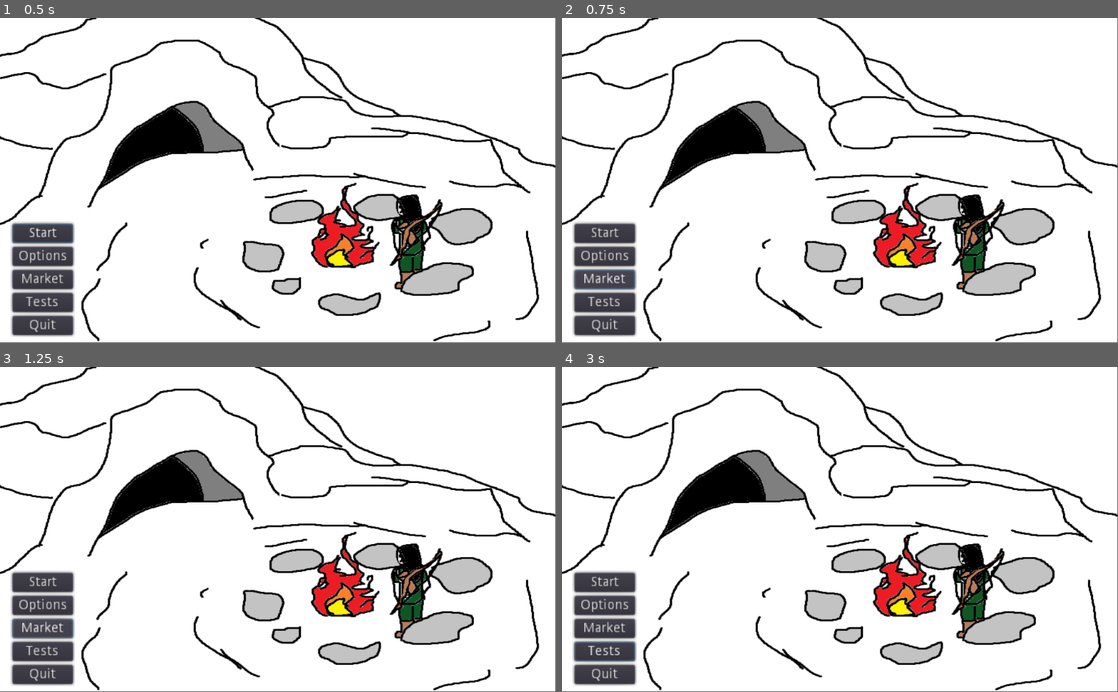
Above: before the commit, frames 1-4 (two rows, left to right).
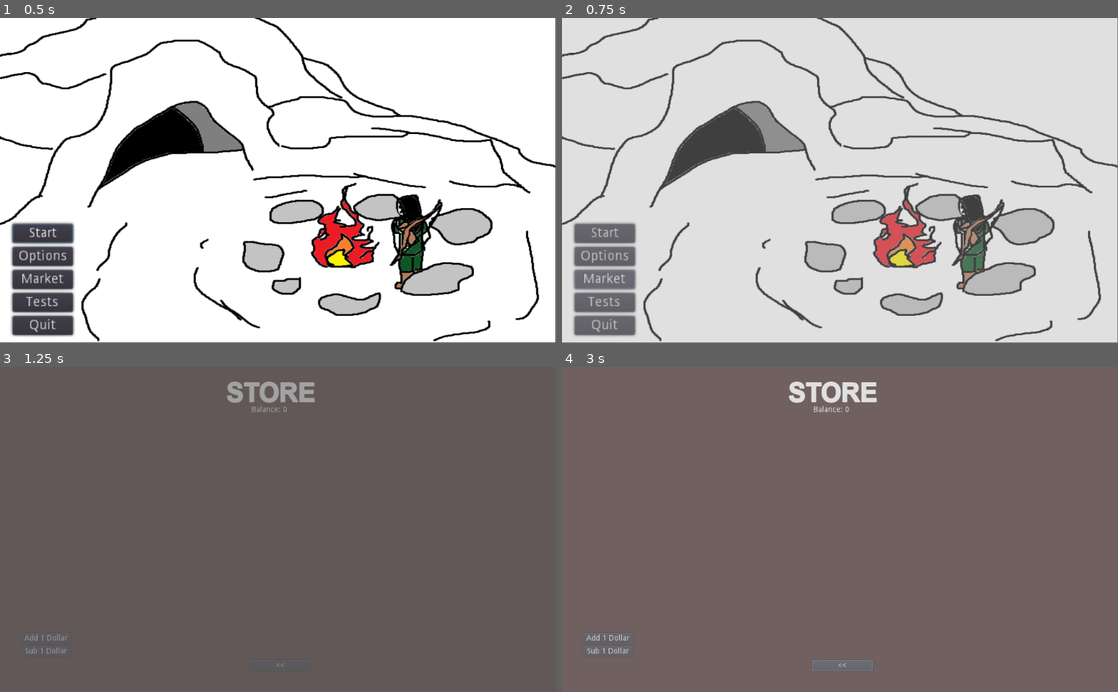
Above: after the commit, the same moments.

Repository: rwyndrum4/MENDAX
Game: Godot game, scene res://Game.tscn
The game is run twice, just before and just after one commit, with the same random seed, the same clock (stepped at 60 frames per second) and the same inputs. The project has no main scene, so this scene is started directly.
Inputs (mouse positions are in pixels of both pictures, inside the frame that each line leads up to):
- Up to frame 1 (0.5 s): no input
- Up to frame 2 (0.75 s): click "Market" at 0.5 s
- Up to frame 3 (1.25 s): no input
- Up to frame 4 (3 s): click (606, 640) at 1.25 s, where only the run after the commit has a clickable "Add 1 Dollar"; click (606, 653) at 2 s, where only the run after the commit has a clickable "Sub 1 Dollar"; click (840, 666) at 2.75 s, where only the run after the commit has a clickable "<<"

Frame 1 is identical in both runs. In frame 2, 92% of the frame differs, in the area x 0-100%, y 0-100%; in frame 3, 99%; in frame 4, 99%.

Commit message:
BG music for Market, transition, global file, sudo Market
-BG music is a generic tavern music found
-Added transition screen
-Sudo market is just adding/subtracing 1 from your balance
-Added global file for global variables

Diff:
--- /dev/null
+++ b/game/Global.gd
@@ -0,0 +1,4 @@
+extends Node
+
+
+var money = 0
--- a/game/MainMenu.gd
+++ b/game/MainMenu.gd
@@ -35,3 +35,7 @@
 func _on_Quit_pressed():
 	get_tree().quit()
 	pass # Replace with function body.
+
+
+func _on_Store_pressed():
+	pass
--- a/game/MainMenu.tscn
+++ b/game/MainMenu.tscn
@@ -47,3 +47,4 @@
 [connection signal="pressed" from="VBoxContainer/Leaderboards" to="." method="_on_Leaderboards_pressed"]
 [connection signal="pressed" from="VBoxContainer/Options" to="." method="_on_Options_pressed"]
 [connection signal="pressed" from="VBoxContainer/Quit" to="." method="_on_Quit_pressed"]
+[connection signal="pressed" from="Store" to="." method="_on_Store_pressed"]
--- /dev/null
+++ b/game/Scene/SceneTrans.gd
@@ -0,0 +1,8 @@
+extends CanvasLayer
+
+
+func change_scene(target: String) -> void:
+	$AnimationPlayer.play("DISSOLVE")
+	yield($AnimationPlayer, 'animation_finished')
+	get_tree().change_scene(target)
+	$AnimationPlayer.play_backwards("DISSOLVE")
--- /dev/null
+++ b/game/Scene/SceneTrans.tscn
@@ -0,0 +1,48 @@
+[gd_scene load_steps=4 format=2]
+
+[ext_resource path="res://Scene/SceneTrans.gd" type="Script" id=1]
+
+[sub_resource type="Animation" id=1]
+resource_name = "DISSOLVE"
+length = 0.5
+tracks/0/type = "value"
+tracks/0/path = NodePath("dissolve_rect:modulate")
+tracks/0/interp = 1
+tracks/0/loop_wrap = true
+tracks/0/imported = false
+tracks/0/enabled = true
+tracks/0/keys = {
+"times": PoolRealArray( 0, 0.5 ),
+"transitions": PoolRealArray( 1, 3.03143 ),
+"update": 0,
+"values": [ Color( 1, 1, 1, 0 ), Color( 0.0941176, 0.0901961, 0.0901961, 1 ) ]
+}
+
+[sub_resource type="Animation" id=2]
+resource_name = "RESET"
+length = 0.01
+tracks/0/type = "value"
+tracks/0/path = NodePath("dissolve_rect:modulate")
+tracks/0/interp = 1
+tracks/0/loop_wrap = true
+tracks/0/imported = false
+tracks/0/enabled = true
+tracks/0/keys = {
+"times": PoolRealArray( 0 ),
+"transitions": PoolRealArray( 1 ),
+"update": 0,
+"values": [ Color( 1, 1, 1, 0 ) ]
+}
+
+[node name="SceneTrans" type="CanvasLayer"]
+script = ExtResource( 1 )
+
+[node name="dissolve_rect" type="ColorRect" parent="."]
+modulate = Color( 1, 1, 1, 0 )
+anchor_right = 1.0
+anchor_bottom = 1.0
+mouse_filter = 2
+
+[node name="AnimationPlayer" type="AnimationPlayer" parent="."]
+anims/DISSOLVE = SubResource( 1 )
+anims/RESET = SubResource( 2 )
--- a/game/Scripts/MainMenu.gd
+++ b/game/Scripts/MainMenu.gd
@@ -25,7 +25,8 @@
 
 
 func _on_Market_pressed():
-	pass # Replace with function body.
+	SceneTrans.change_scene("res://StoreElements/StoreVars.tscn")
+
 
 
 func _on_Tests_pressed():
--- /dev/null
+++ b/game/StoreElements/BalanceText.gd
@@ -0,0 +1,5 @@
+extends RichTextLabel
+
+
+func _process(delta):
+	set_text("Balance: "+str(Global.money))
--- /dev/null
+++ b/game/StoreElements/StoreVars.gd
@@ -0,0 +1,17 @@
+extends Node
+func _ready():
+	$tavernbg.play()
+
+func _on_addMoney_pressed():
+	Global.money += 1
+	$Kaching.play()
+
+
+func _on_subMoney_pressed():
+	if(Global.money != 0):
+		Global.money -= 1
+		$Kaching.play()
+
+
+func _on_Back2Menu_pressed():
+	SceneTrans.change_scene("res://Game.tscn")
--- /dev/null
+++ b/game/StoreElements/StoreVars.tscn
@@ -0,0 +1,77 @@
+[gd_scene load_steps=7 format=2]
+
+[ext_resource path="res://StoreElements/StoreVars.gd" type="Script" id=1]
+[ext_resource path="res://StoreElements/BalanceText.gd" type="Script" id=2]
+[ext_resource path="res://Assets/ARIALBD.TTF" type="DynamicFontData" id=3]
+[ext_resource path="res://Assets/cash-register-purchase-87313.mp3" type="AudioStream" id=4]
+[ext_resource path="res://Assets/tavern.mp3" type="AudioStream" id=5]
+
+[sub_resource type="DynamicFont" id=1]
+size = 48
+outline_size = 1
+font_data = ExtResource( 3 )
+
+[node name="Node" type="Node"]
+script = ExtResource( 1 )
+
+[node name="Node2D" type="Node2D" parent="."]
+
+[node name="ColorRect" type="ColorRect" parent="Node2D"]
+margin_right = 1025.0
+margin_bottom = 601.0
+color = Color( 0.309804, 0.207843, 0.207843, 1 )
+
+[node name="BalanceText" type="RichTextLabel" parent="Node2D"]
+margin_left = 463.0
+margin_top = 72.0
+margin_right = 554.0
+margin_bottom = 111.0
+text = "asdf"
+script = ExtResource( 2 )
+
+[node name="VBoxContainer" type="VBoxContainer" parent="Node2D"]
+margin_left = 39.0
+margin_top = 491.0
+margin_right = 130.0
+margin_bottom = 535.0
+
+[node name="addMoney" type="Button" parent="Node2D/VBoxContainer"]
+margin_right = 91.0
+margin_bottom = 20.0
+text = "Add 1 Dollar"
+
+[node name="subMoney" type="Button" parent="Node2D/VBoxContainer"]
+margin_top = 24.0
+margin_right = 91.0
+margin_bottom = 44.0
+text = "Sub 1 Dollar"
+
+[node name="Back2Menu" type="Button" parent="Node2D"]
+margin_left = 461.0
+margin_top = 541.0
+margin_right = 572.0
+margin_bottom = 561.0
+text = "<<"
+
+[node name="RichTextLabel" type="RichTextLabel" parent="."]
+margin_left = 417.0
+margin_top = 20.0
+margin_right = 589.0
+margin_bottom = 84.0
+custom_fonts/normal_font = SubResource( 1 )
+text = "STORE"
+
+[node name="Kaching" type="AudioStreamPlayer" parent="."]
+stream = ExtResource( 4 )
+volume_db = -26.277
+
+[node name="tavernbg" type="AudioStreamPlayer" parent="."]
+stream = ExtResource( 5 )
+volume_db = -27.092
+
+[connection signal="pressed" from="Node2D/VBoxContainer/addMoney" to="." method="_on_Button_pressed"]
+[connection signal="pressed" from="Node2D/VBoxContainer/addMoney" to="." method="_on_addMoney_pressed"]
+[connection signal="pressed" from="Node2D/VBoxContainer/subMoney" to="." method="_on_Button_pressed"]
+[connection signal="pressed" from="Node2D/VBoxContainer/subMoney" to="." method="_on_subMoney_pressed"]
+[connection signal="pressed" from="Node2D/Back2Menu" to="." method="_on_Back2Menu_pressed"]
+[connection signal="script_changed" from="tavernbg" to="." method="_on_tavernbg_script_changed"]
--- a/game/project.godot
+++ b/game/project.godot
@@ -13,6 +13,15 @@
 config/name="placeholder name B)"
 config/icon="res://icon.png"
 
+[autoload]
+
+Global="*res://Global.gd"
+SceneTrans="*res://Scene/SceneTrans.tscn"
+
+[global]
+
+Auto=false
+
 [gui]
 
 common/drop_mouse_on_gui_input_disabled=true
Binary file added: game/Assets/ARIALBD.TTF
Not shown, added: game/Assets/cash-register-purchase-87313.mp3.import
Not shown, added: game/Assets/tavern.mp3.import
Not shown, added: game/Assets/cash-register-purchase-87313.mp3
Not shown, added: game/Assets/tavern.mp3
